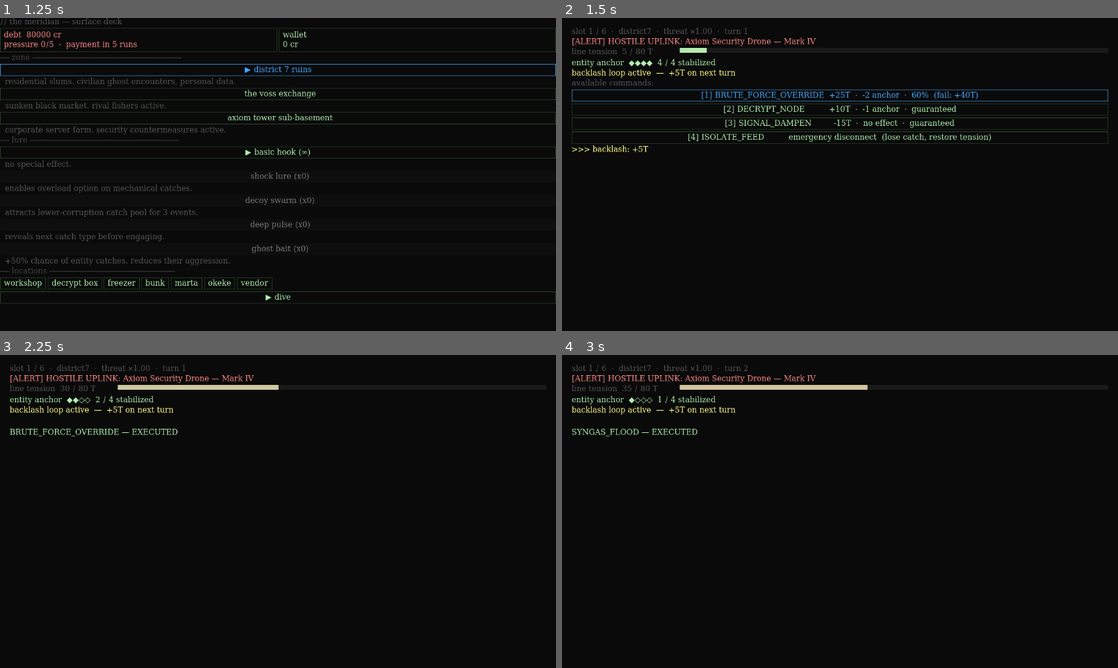
Above: before the commit, frames 1-4 (two rows, left to right).
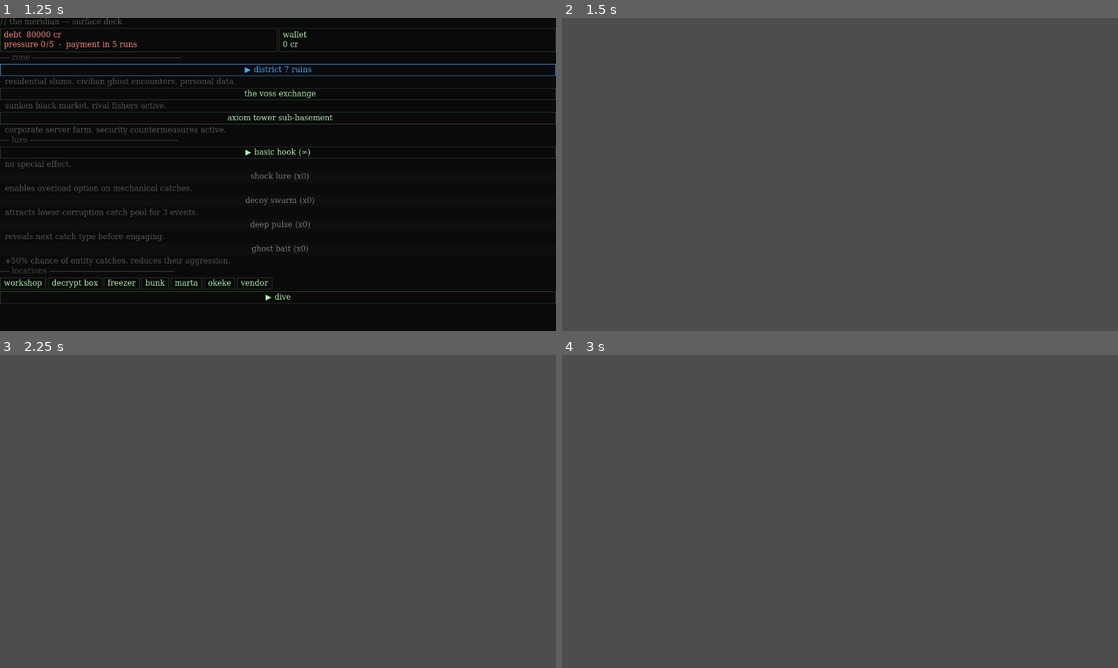
Above: after the commit, the same moments.

Repository: Teeohbee/deadcast
Game: Godot game, scene res://scenes/title_screen/TitleScreen.tscn
The game is run twice, just before and just after one commit, with the same random seed, the same clock (stepped at 60 frames per second) and the same inputs.
Inputs (mouse positions are in pixels of both pictures, inside the frame that each line leads up to):
- Up to frame 1 (1.25 s): click "new game" at 0.5 s
- Up to frame 2 (1.5 s): click "▶ dive" at 1.25 s
- Up to frame 3 (2.25 s): click (278, 433) at 2 s, where only the run before the commit has a clickable "[1] BRUTE_FORCE_OVERRIDE +25T…"
- Up to frame 4 (3 s): click (840, 445) at 2.75 s, where only the run before the commit has a clickable "[2] SYNGAS_FLOOD +0T · -1 anc…"

Frame 1 is identical in both runs. In frame 2, 100% of the frame differs, in the area x 0-100%, y 0-100%; in frame 3, 100%; in frame 4, 100%.
Error after the commit: Parse Error: Unexpected "if" in class body. (res://scenes/dive_run/DiveRun.gd:38)

Commit message:
chore: remove debug drone force from DiveRun

Diff:
--- a/scenes/dive_run/DiveRun.gd
+++ b/scenes/dive_run/DiveRun.gd
@@ -35,8 +35,7 @@
 	var max_depth = GameState.current_rod.max_depth if GameState.current_rod else 100
 	var lure_effect = GameState.current_lure.effect if GameState.current_lure else LureData.LureEffect.NONE
 	_column = CatchPool.generate_column(zone_id, line_system.corruption, max_depth, lure_effect)
-	_column[0] = load("res://resources/catches/axiom/axiom_drone_mk4.tres")  # DEBUG: remove after testing
-	if GameState.current_lure and GameState.current_lure.effect == LureData.LureEffect.GHOST_BAIT:
+if GameState.current_lure and GameState.current_lure.effect == LureData.LureEffect.GHOST_BAIT:
 		for i in _column.size():
 			var c = _column[i]
 			if c.catch_type == CatchData.CatchType.ENTITY and c.behavior == CatchData.BehaviorType.AGGRESSIVE:
